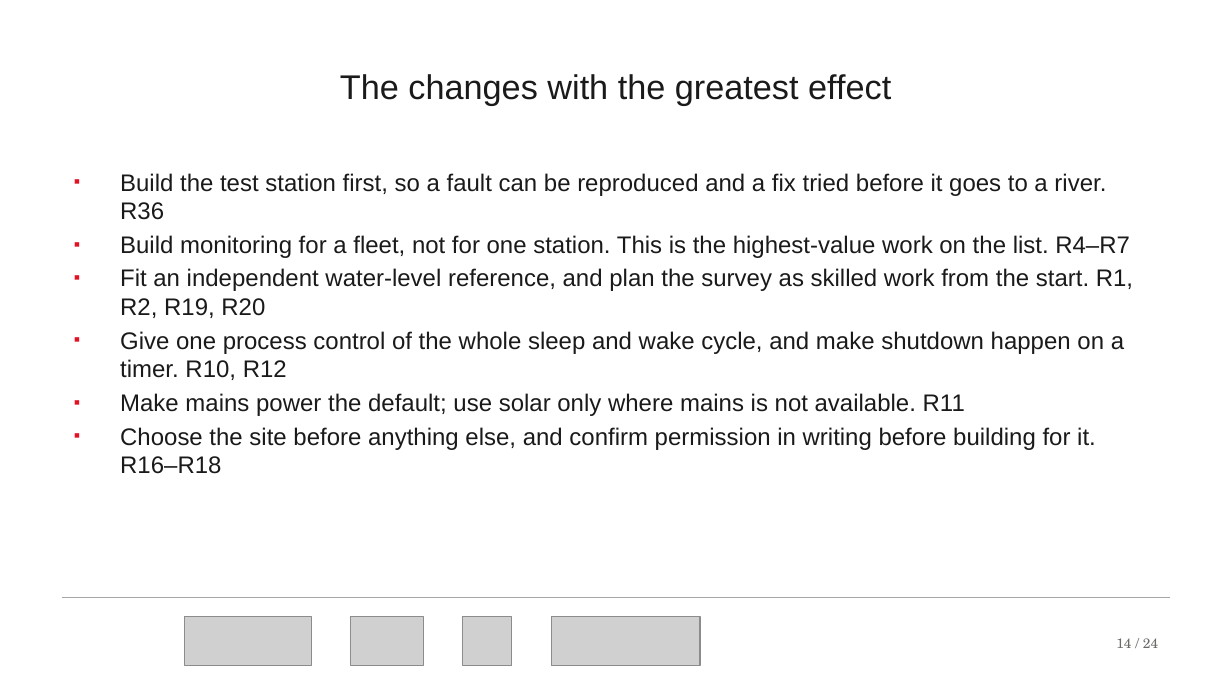
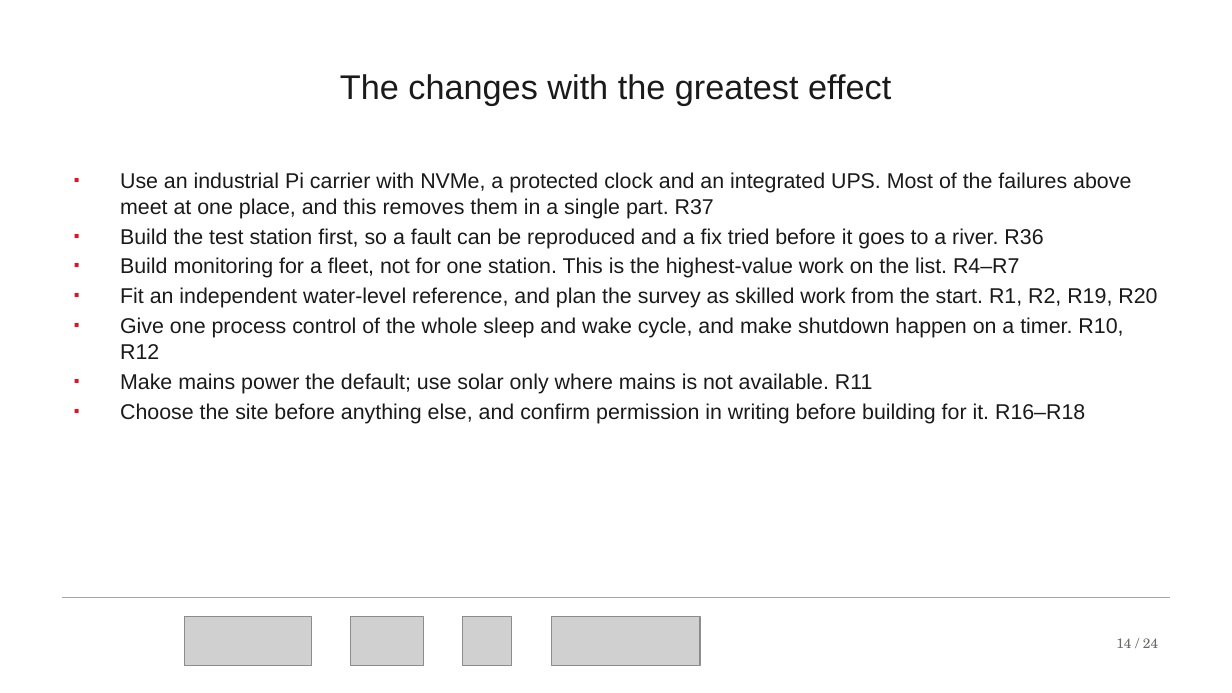
Before and after one commit to tom-jordan23/openrivercam, a slide deck: slide 14 of spring_2026_ID/docs/pdf/REPLICATION_RECOMMENDATIONS_BRIEFING.pptx. Drawn at 1232x693 pixels with LibreOffice and Linux fonts; fonts in the diff are those of the drawing; grey boxes stand for pictures; background and template pictures are left out. Boxes give left, top, right and bottom in pixels: in the first picture for what was removed or moved away, otherwise in the second. Text is boxed around its words. In the diff, an @@ line names an element or a change of style, - is before the commit and + after.

```diff
--- a/spring_2026_ID/docs/pdf/REPLICATION_RECOMMENDATIONS_BRIEFING.pptx
+++ b/spring_2026_ID/docs/pdf/REPLICATION_RECOMMENDATIONS_BRIEFING.pptx
@@ text at (120,172,1131,219): paragraph added @@
+▪ Use an industrial Pi carrier with NVMe, a protected clock and an integrated UPS. Most of the failures above meet at one place, and this removes them in a single part. R37
@@ text at (120,228,1157,424): size 14 to 12.5 pt in "Build the test station first, so a ...", "Build monitoring for a fleet, not for ...", "Fit an independent water-level reference, and plan ...", "Give one process control of the whole ..." and 2 more places @@
```
Also in this commit, not shown: 2 other slides changed, 4 other files.
